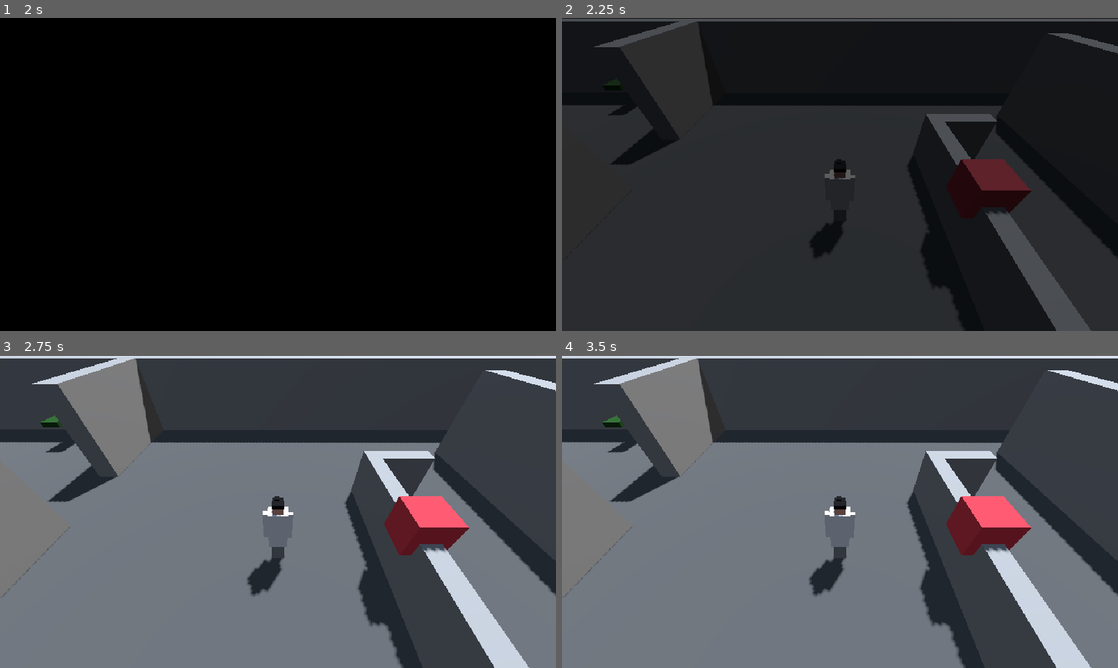
Above: before the commit, frames 1-4 (two rows, left to right).
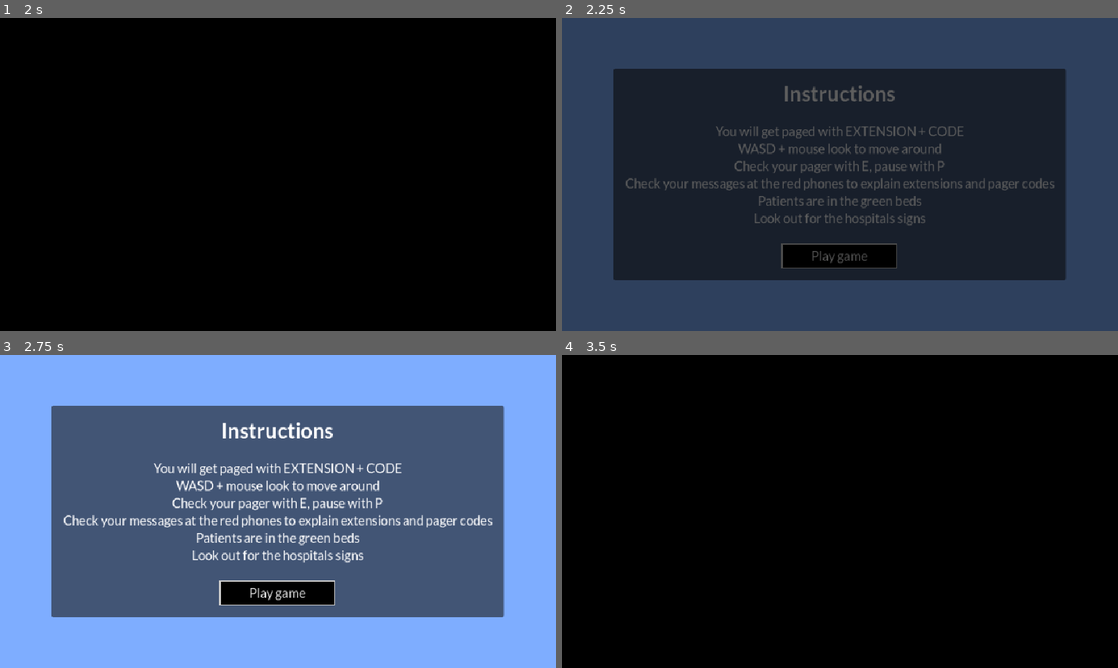
Above: after the commit, the same moments.

Repository: hawkstein/ludum-dare-60-old-tech
Game: Godot game, scene res://utils/ui/main_menu.tscn
Same seed, same stepped clock (60 frames per second), same inputs: the game is played once before the commit and once after it.
Inputs (mouse positions are in pixels of both pictures, inside the frame that each line leads up to):
- Up to frame 1 (2 s): click "Start" at 0.5 s; click "Start" at 1.25 s
- Up to frame 2 (2.25 s): click (840, 255) at 2 s, where only the run after the commit has a clickable "Play game"
- Up to frame 3 (2.75 s): no input
- Up to frame 4 (3.5 s): click (840, 592) at 2.75 s, where only the run after the commit has a clickable "Play game"

Frame 1 is identical in both runs. In frame 2, 58% of the frame differs, in the area x 0-100%, y 0-100%; in frame 3, 99%; in frame 4, 100%.

Commit message:
Add instructions screen

Diff:
--- /dev/null
+++ b/screens/instructions.gd
@@ -0,0 +1,5 @@
+extends Control
+
+
+func _on_fancy_button_pressed() -> void:
+	ScreenChanger.change_to(&"main")
--- /dev/null
+++ b/screens/instructions.tscn
@@ -0,0 +1,79 @@
+[gd_scene format=3 uid="uid://ddqjggkh44kwb"]
+
+[ext_resource type="Script" uid="uid://c4fhd5q5eeok3" path="res://screens/instructions.gd" id="1_odi70"]
+[ext_resource type="FontFile" uid="uid://br3rou4c1jn8a" path="res://assets/fonts/Lato-Bold.ttf" id="2_a3fpx"]
+[ext_resource type="Script" uid="uid://dchp2kgb22jjp" path="res://utils/ui/fancy_button.gd" id="2_pq8by"]
+
+[node name="Instructions" type="Control" unique_id=95438954]
+layout_mode = 3
+anchors_preset = 15
+anchor_right = 1.0
+anchor_bottom = 1.0
+grow_horizontal = 2
+grow_vertical = 2
+script = ExtResource("1_odi70")
+
+[node name="ColorRect" type="ColorRect" parent="." unique_id=1962918453]
+layout_mode = 1
+anchors_preset = 15
+anchor_right = 1.0
+anchor_bottom = 1.0
+grow_horizontal = 2
+grow_vertical = 2
+color = Color(0.49224204, 0.6789834, 1, 1)
+
+[node name="HBoxContainer" type="HBoxContainer" parent="ColorRect" unique_id=618956208]
+layout_mode = 1
+anchors_preset = 15
+anchor_right = 1.0
+anchor_bottom = 1.0
+grow_horizontal = 2
+grow_vertical = 2
+alignment = 1
+
+[node name="VBoxContainer" type="VBoxContainer" parent="ColorRect/HBoxContainer" unique_id=1865908433]
+layout_mode = 2
+alignment = 1
+
+[node name="PanelContainer" type="PanelContainer" parent="ColorRect/HBoxContainer/VBoxContainer" unique_id=72347761]
+layout_mode = 2
+
+[node name="MarginContainer" type="MarginContainer" parent="ColorRect/HBoxContainer/VBoxContainer/PanelContainer" unique_id=348992073]
+layout_mode = 2
+theme_override_constants/margin_left = 20
+theme_override_constants/margin_top = 20
+theme_override_constants/margin_right = 20
+theme_override_constants/margin_bottom = 20
+
+[node name="VBoxContainer" type="VBoxContainer" parent="ColorRect/HBoxContainer/VBoxContainer/PanelContainer/MarginContainer" unique_id=631969714]
+layout_mode = 2
+theme_override_constants/separation = 30
+alignment = 1
+
+[node name="TitleLabel" type="Label" parent="ColorRect/HBoxContainer/VBoxContainer/PanelContainer/MarginContainer/VBoxContainer" unique_id=1840016268]
+layout_mode = 2
+theme_override_fonts/font = ExtResource("2_a3fpx")
+theme_override_font_sizes/font_size = 36
+text = "Instructions"
+horizontal_alignment = 1
+
+[node name="Intructions" type="Label" parent="ColorRect/HBoxContainer/VBoxContainer/PanelContainer/MarginContainer/VBoxContainer" unique_id=794571022]
+layout_mode = 2
+text = "You will get paged with EXTENSION + CODE
+WASD + mouse look to move around
+Check your pager with E, pause with P
+Check your messages at the red phones to explain extensions and pager codes
+Patients are in the green beds
+Look out for the hospitals signs"
+horizontal_alignment = 1
+
+[node name="FancyButton" type="Button" parent="ColorRect/HBoxContainer/VBoxContainer/PanelContainer/MarginContainer/VBoxContainer" unique_id=1453208211]
+custom_minimum_size = Vector2(200, 0)
+layout_mode = 2
+size_flags_horizontal = 4
+size_flags_vertical = 4
+text = "Play game"
+script = ExtResource("2_pq8by")
+metadata/_custom_type_script = "uid://dchp2kgb22jjp"
+
+[connection signal="pressed" from="ColorRect/HBoxContainer/VBoxContainer/PanelContainer/MarginContainer/VBoxContainer/FancyButton" to="." method="_on_fancy_button_pressed"]
--- a/utils/screen_changer.tscn
+++ b/utils/screen_changer.tscn
@@ -7,12 +7,14 @@
 [ext_resource type="PackedScene" uid="uid://d304m7pn6lnlt" path="res://utils/ui/scores_screen.tscn" id="5_yscu7"]
 [ext_resource type="PackedScene" uid="uid://crohtd4vptla0" path="res://screens/success.tscn" id="6_vr3sm"]
 [ext_resource type="PackedScene" uid="uid://dypp83aba6fhc" path="res://screens/failure.tscn" id="7_xmplb"]
+[ext_resource type="PackedScene" uid="uid://ddqjggkh44kwb" path="res://screens/instructions.tscn" id="8_xmplb"]
 
 [node name="ScreenChanger" type="Node" unique_id=1076999280]
 script = ExtResource("1_ahmay")
 screens = Dictionary[StringName, PackedScene]({
 &"credits": ExtResource("4_p77q5"),
 &"failure": ExtResource("7_xmplb"),
+&"instructions": ExtResource("8_xmplb"),
 &"main": ExtResource("3_0ty40"),
 &"main_menu": ExtResource("2_stj24"),
 &"scores": ExtResource("5_yscu7"),
--- a/utils/ui/main_menu.gd
+++ b/utils/ui/main_menu.gd
@@ -71,7 +71,7 @@
 
 func _on_start_button_pressed() -> void:
 	RunState.reset()
-	ScreenChanger.change_to("main")
+	ScreenChanger.change_to("instructions")
 
 
 func _on_options_button_pressed() -> void:
Not shown, added: screens/instructions.gd.uid
